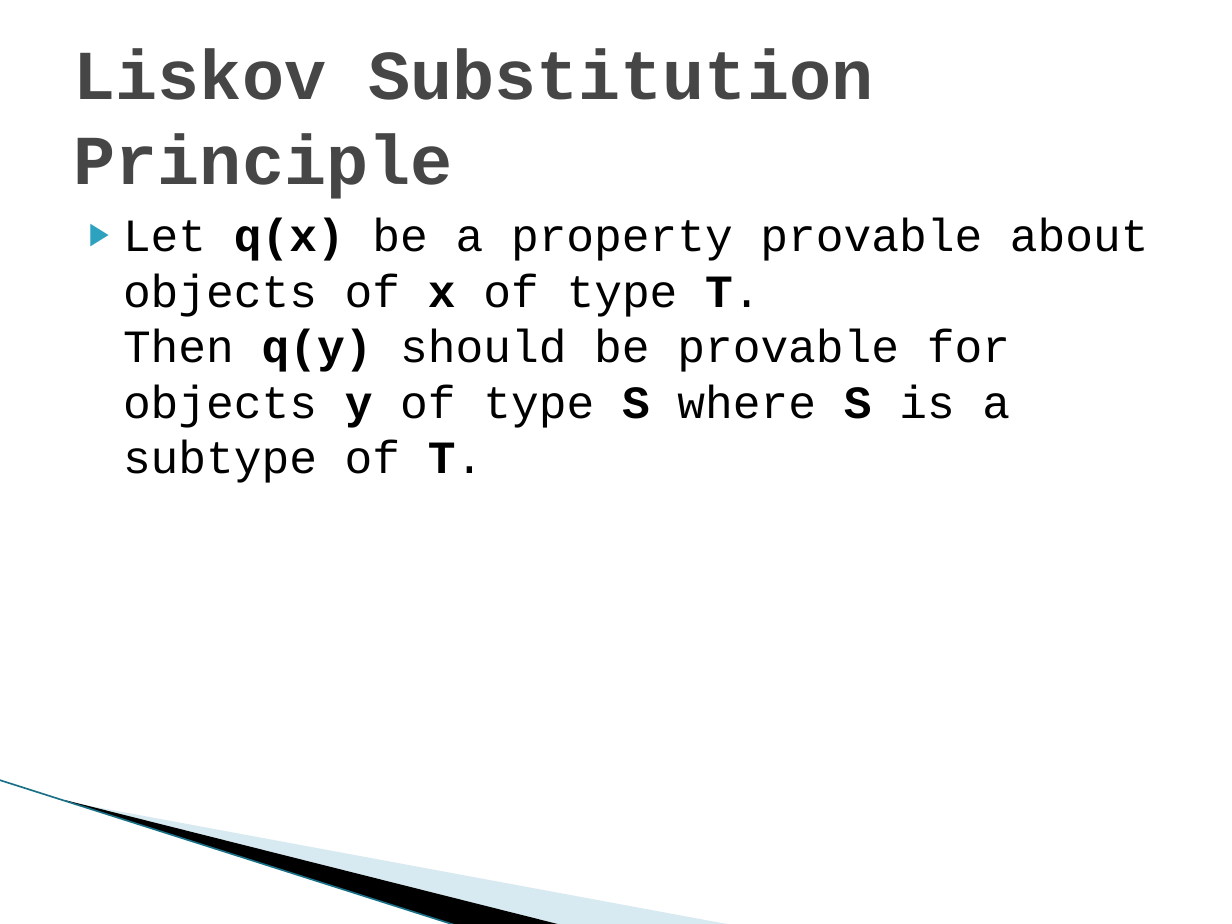
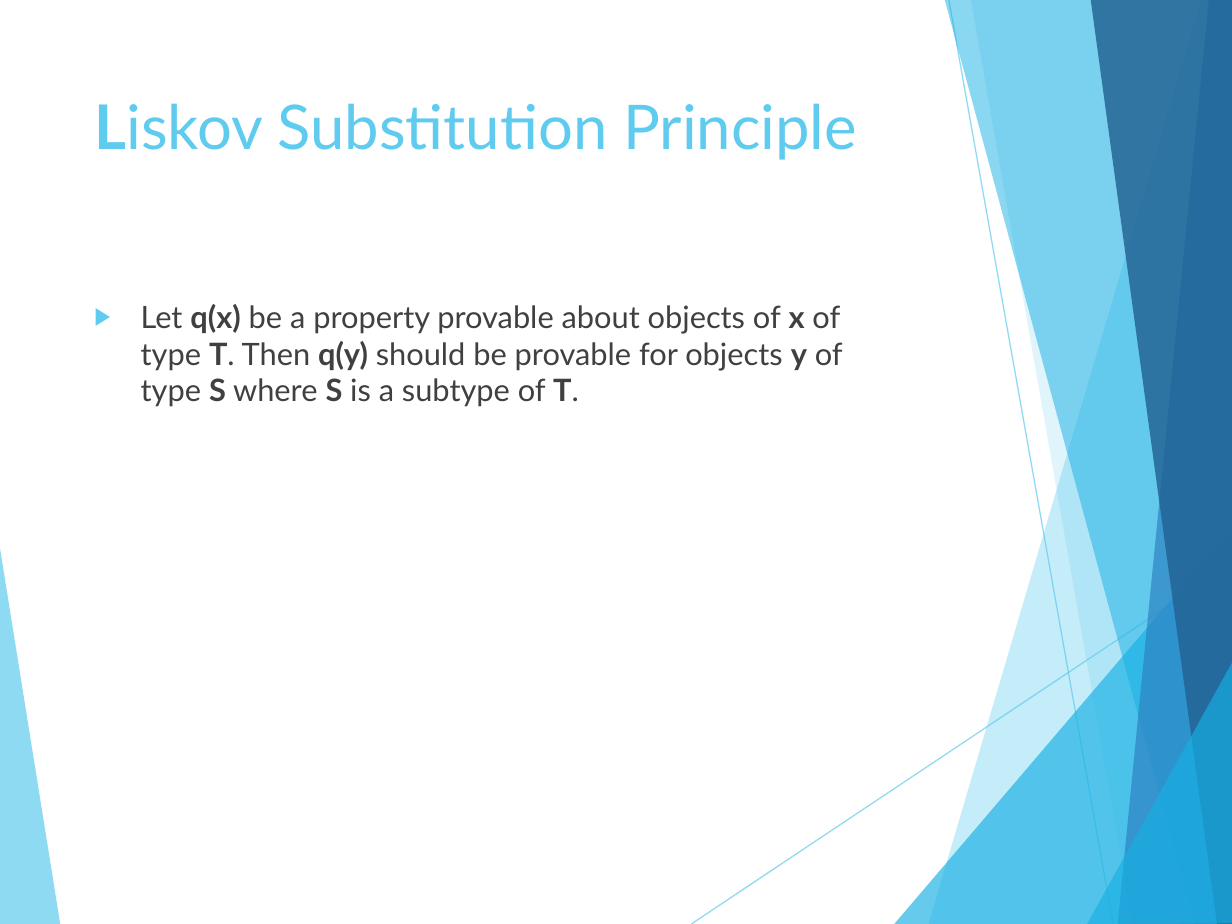
Before and after one commit to Haas360/SOLID-examples, a slide deck: slide 9 of SOLID principles.pptx. Drawn at 1232x924 pixels with LibreOffice and Linux fonts; fonts in the diff are those of the drawing; background and template pictures are left out. Boxes give left, top, right and bottom in pixels: in the first picture for what was removed or moved away, otherwise in the second. Text is boxed around its words. In the diff, an @@ line names an element or a change of style, - is before the commit and + after.

```diff
--- a/SOLID principles.pptx
+++ b/SOLID principles.pptx
@@ title "Liskov Substitution Principle": place and size @@
-title "Liskov Substitution Principle" at [74, 49, 873, 199]
+title "Liskov Substitution Principle" at [94, 103, 857, 160]
@@ title "Liskov Substitution Principle" at [94, 103, 857, 160]: size 41 to 36 pt, font Courier New to Lato, text colour #464646 to #5FCBEF, bold off; vertical alignment middle to top @@
@@ text "Let q(x) be a property ...": place and size @@
-text "Let q(x) be a property ..." at [123, 218, 1149, 483]
+text "Let q(x) be a property ..." at [141, 304, 843, 407]
@@ text "Let q(x) be a property ..." at [141, 304, 843, 407]: size 27 to 18 pt, font Courier New to Lato, text colour #000000 to #404040; indent changed; more space between paragraphs; bullet colour #2DA2BF to #5FCBEF @@
@@ group added at [0, 0, 1232, 924]: 8 freeform shapes, 2 lines @@
@@ line removed from (0, 780) to (457, 924) @@
@@ freeform shape removed at [65, 800, 563, 924] @@
@@ freeform shape removed at [68, 801, 733, 924] @@
```
Also in this commit, not shown: 11 other slides changed, 6 slides added, 3 other files.
